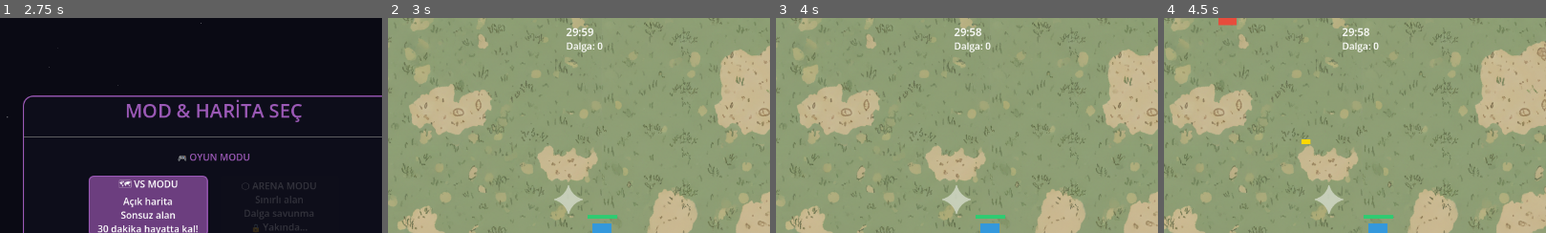
Above: before the commit, frames 1-4 (left to right).
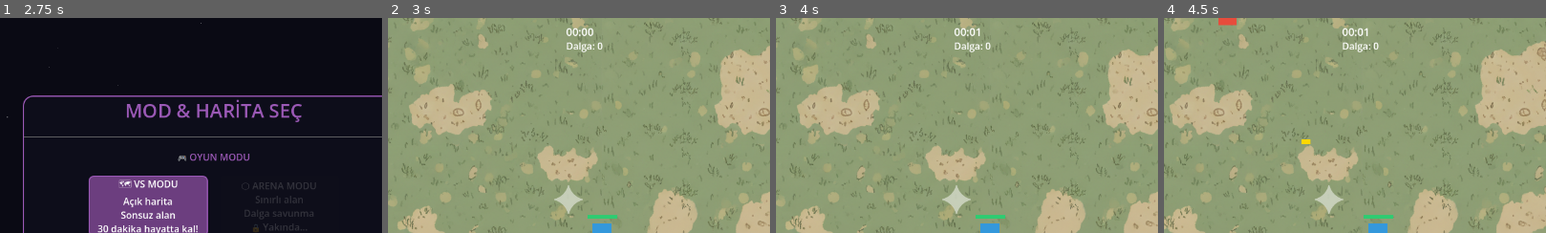
Above: after the commit, the same moments.

Repository: jegy911/survivors-clone
Game: Godot game, scene res://ui/main_menu.tscn
Two runs of this game, one before a commit and one after it. Both use one fixed random seed, a clock stepped at 60 frames per second and the inputs below. Sound files missing from this copy of the repository are replaced by a short silence.
Inputs:
- Up to frame 1 (2.75 s): click "▶ OYNA" at 0.5 s; click "Seç" at 1.25 s; click "▶ Oyna" at 2 s
- Up to frame 2 (3 s): click "▶ BAŞLAT!" at 2.75 s
- Up to frame 3 (4 s): click "📊" at 3.5 s
- Up to frame 4 (4.5 s): tap Enter at 4.25 s; hold Right (ui_right) from 4.28 s (still down)
The pictures show only the part of the screen within x 22-72%, y 0-50%; the shares and areas given below are measured in that part.

Frame 1 is identical in both runs. In frame 2, 0.1% of the frame differs, in the area x 46-54%, y 4-9%; in frame 3, 0.1%; in frame 4, 0.1%.

Commit message:
Update main.gd

Diff:
--- a/main/main.gd
+++ b/main/main.gd
@@ -186,18 +186,13 @@
 		_spawn_crate()
 
 func update_timer_label():
-	if game_timer <= 1800.0:
-		var remaining = 1800.0 - game_timer
-		var minutes = int(remaining) / 60
-		var seconds = int(remaining) % 60
-		timer_label.text = "%02d:%02d" % [minutes, seconds]
+	var minutes = int(game_timer) / 60
+	var seconds = int(game_timer) % 60
+	timer_label.text = "%02d:%02d" % [minutes, seconds]
+	if game_timer < 1800.0:
 		timer_label.add_theme_color_override("font_color", Color("#FFFFFF"))
 		timer_label.add_theme_font_size_override("font_size", 18)
 	else:
-		var over = game_timer - 1800.0
-		var minutes = int(over) / 60
-		var seconds = int(over) % 60
-		timer_label.text = "%02d:%02d" % [minutes, seconds]
 		timer_label.add_theme_color_override("font_color", Color("#8B0000"))
 		timer_label.add_theme_font_size_override("font_size", 24)
 	wave_label.text = "Dalga: " + str(wave_count)
